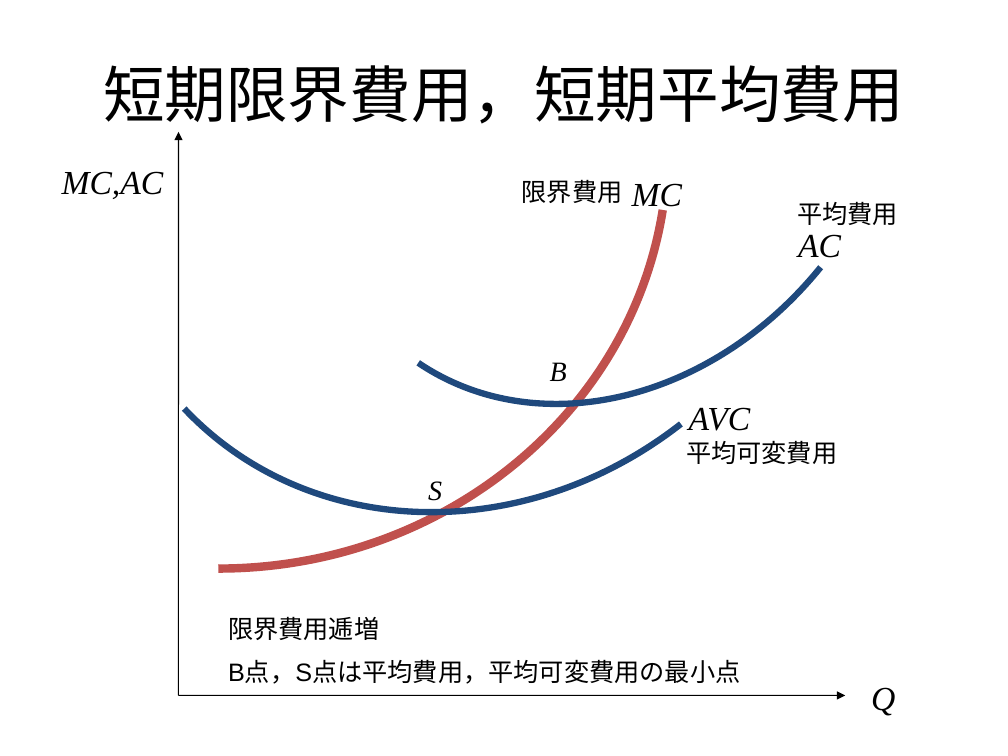
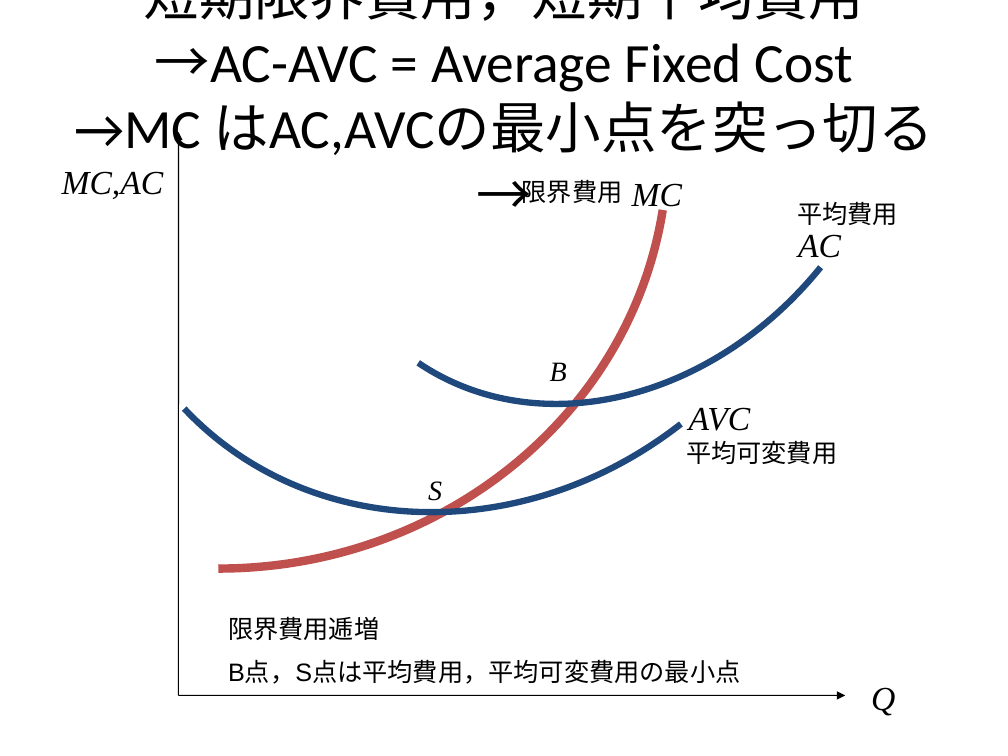
Before and after one commit to h0shihir0/Classes, a slide deck: slide 19 of Economics2/0606Lecture3.pptx. Drawn at 1008x756 pixels with LibreOffice and Linux fonts; fonts in the diff are those of the drawing. Boxes give left, top, right and bottom in pixels: in the first picture for what was removed or moved away, otherwise in the second. Text is boxed around its words. In the diff, an @@ line names an element or a change of style, - is before the commit and + after.

```diff
--- a/Economics2/0606Lecture3.pptx
+++ b/Economics2/0606Lecture3.pptx
@@ title at <box>74,0,934,162</box>: text changed; size 44 to 39.6 pt @@
-短期限界費用，短期平均費用
+短期限界費用，短期平均費用
+→AC-AVC = Average Fixed Cost
+→MC はAC,AVCの最小点を突っ切る
+→
```
Also in this commit, not shown: 7 other slides changed, 9 other files.
